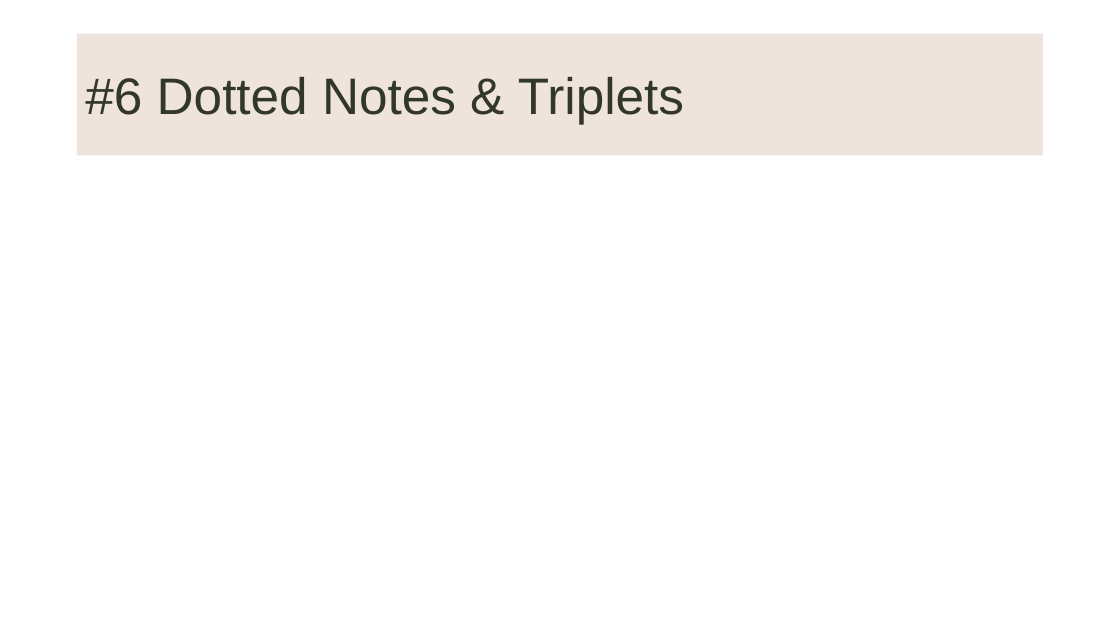
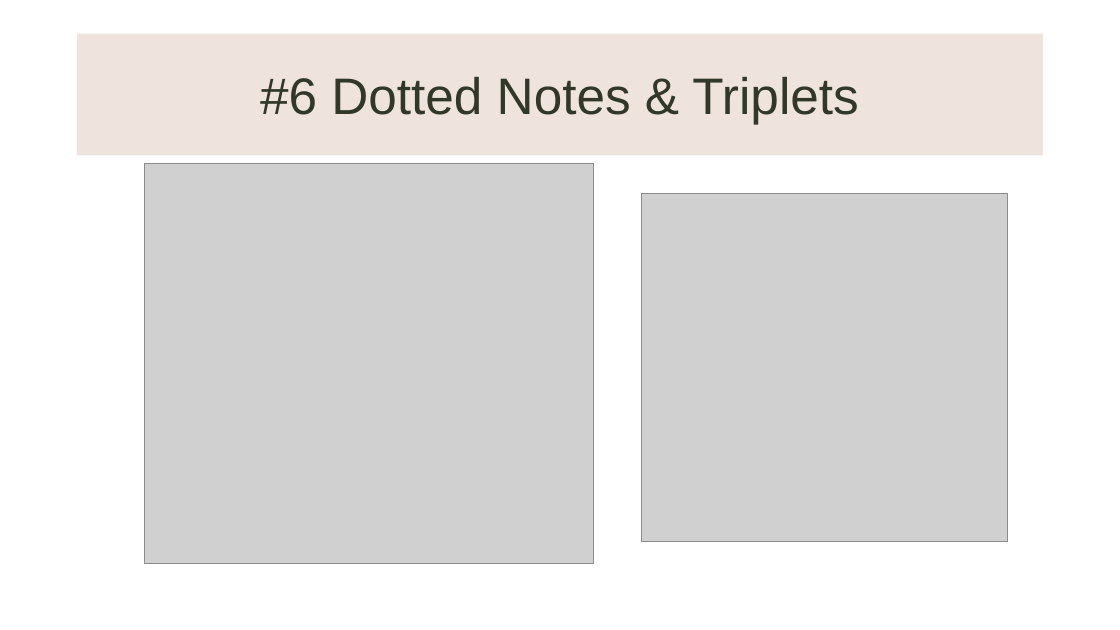
Before and after one commit to KnowledgeMavens/Science-Tech, a slide deck: slide 3 of Music Theory 02-17-18/Music Theory 02-17-18.pptx. Drawn at 1120x630 pixels with LibreOffice and Linux fonts; fonts in the diff are those of the drawing; grey boxes stand for pictures; background and template pictures are left out. Boxes give left, top, right and bottom in pixels: in the first picture for what was removed or moved away, otherwise in the second. Text is boxed around its words. In the diff, an @@ line names an element or a change of style, - is before the commit and + after.

```diff
--- a/Music Theory 02-17-18/Music Theory 02-17-18.pptx
+++ b/Music Theory 02-17-18/Music Theory 02-17-18.pptx
@@ title "#6 Dotted Notes & Triplets" at bbox=[77, 34, 1044, 155]: alignment left to centre @@
@@ picture added at bbox=[145, 164, 593, 564] @@
@@ picture added at bbox=[641, 193, 1007, 542] @@
```
Also in this commit, not shown: 16 other slides changed, 2 slides added, 2 slides removed, 1 other file.
